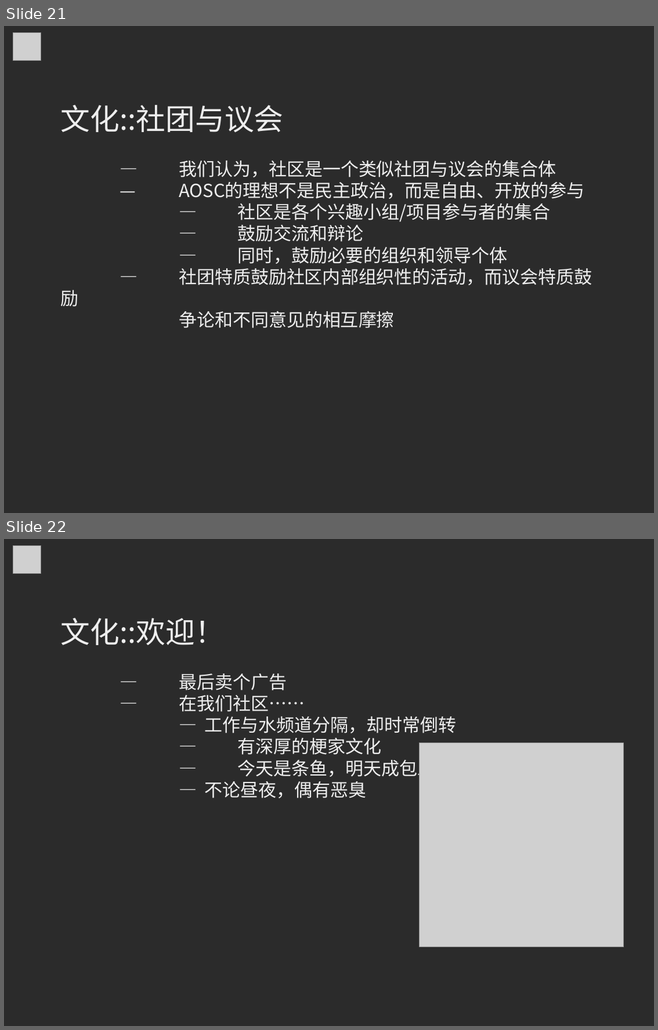
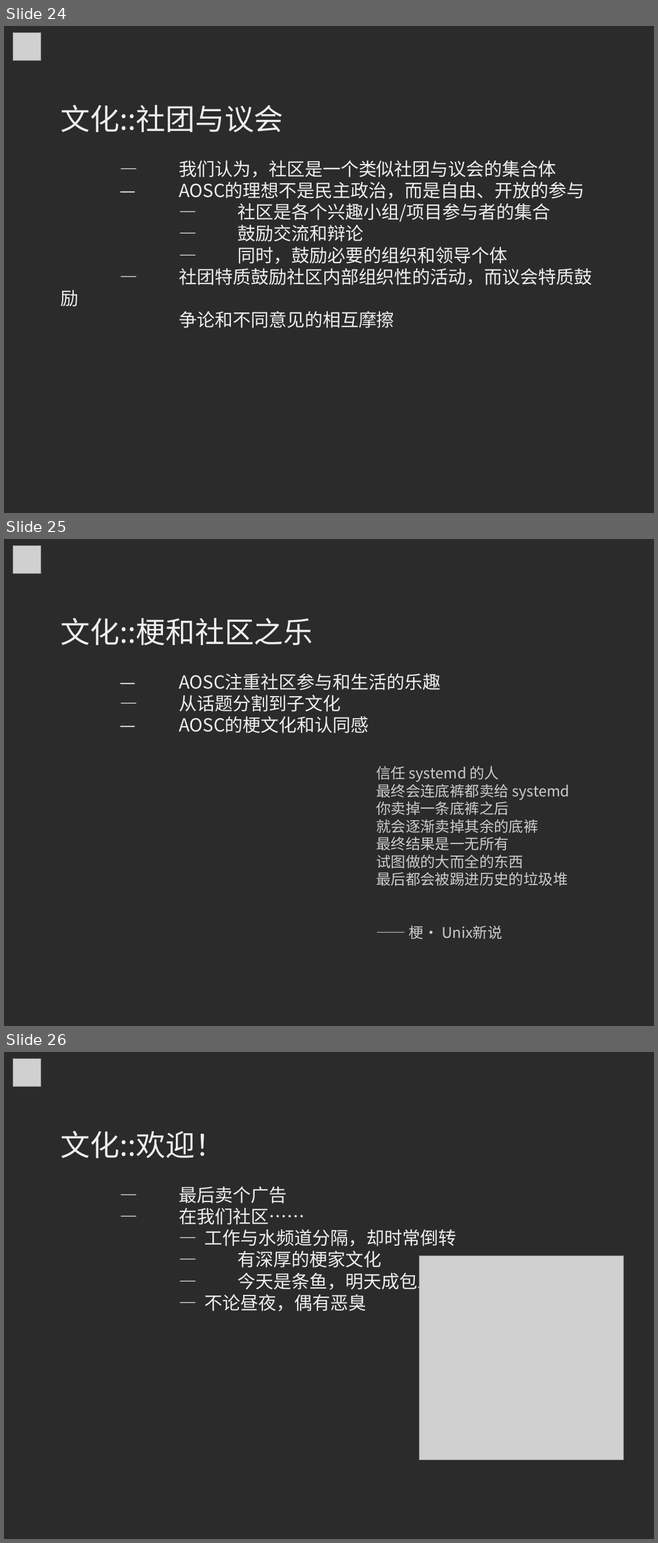
Before and after one commit to MingcongBai/soscon-2018-talk, a slide deck: slide.odp. Shown one above the other, each under a label of ours: slides 21 and 22 before the commit, slides 24, 25 and 26 after it. The pictures are 658x1030 and 658x1543 pixels, drawn with LibreOffice and Linux fonts; fonts in the diff are those of the drawing; grey boxes stand for pictures; background and template pictures are left out; a plain dark background stands for a picture behind light text. Boxes give left, top, right and bottom in pixels: in the first picture for what was removed or moved away, otherwise in the second. Text is boxed around its words. In the diff, an @@ line names an element or a change of style, - is before the commit and + after.

```diff
--- a/slide.odp
+++ b/slide.odp
@@ slide 25 added at bbox=[4, 539, 654, 1026], background picture (left out) @@
@@ picture added at bbox=[13, 545, 41, 573] @@
@@ text added at bbox=[61, 618, 441, 733], 22 pt, text #EEEEEE @@
+文化::梗和社区之乐
+— AOSC注重社区参与和生活的乐趣
+— 从话题分割到子文化
+— AOSC的梗文化和认同感
@@ text added at bbox=[376, 766, 570, 939], 18 pt, text #CCCCCC @@
+信任 systemd 的人
+最终会连底裤都卖给 systemd
+你卖掉一条底裤之后
+就会逐渐卖掉其余的底裤
+最终结果是一无所有
+试图做的大而全的东西
+最后都会被踢进历史的垃圾堆
+—— 梗· Unix新说
@@ what was slide 21 is now slide 24 @@
@@ what was slide 22 is now slide 26 @@
```
Also in this commit, not shown: 3 slides changed, 3 other slides added.
